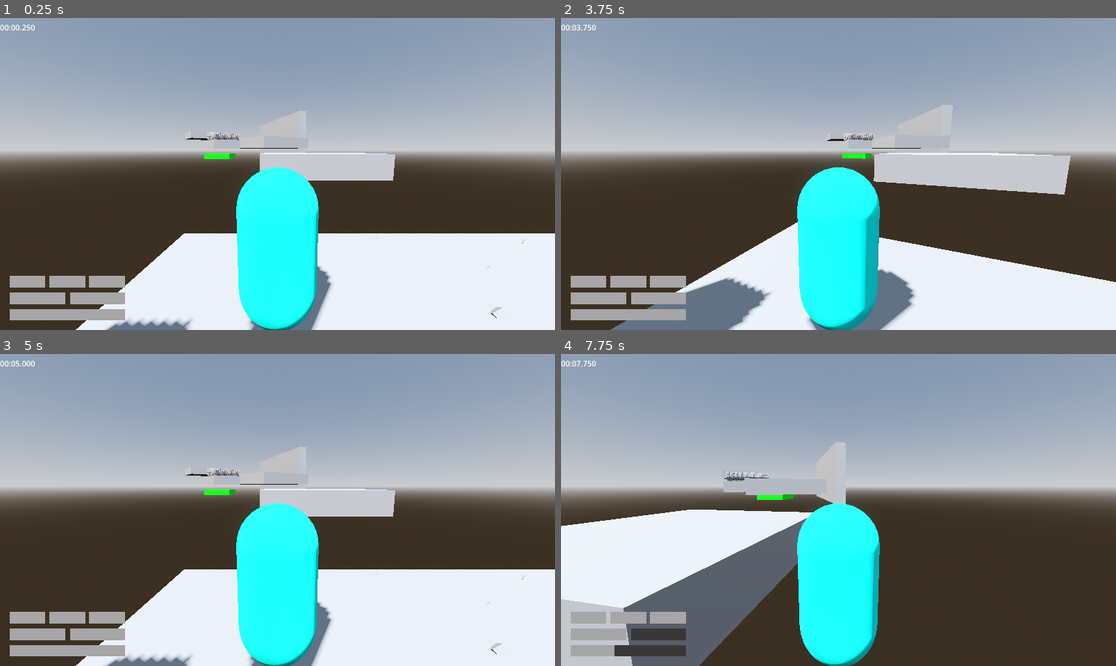
Above: before the commit, frames 1-4 (two rows, left to right).
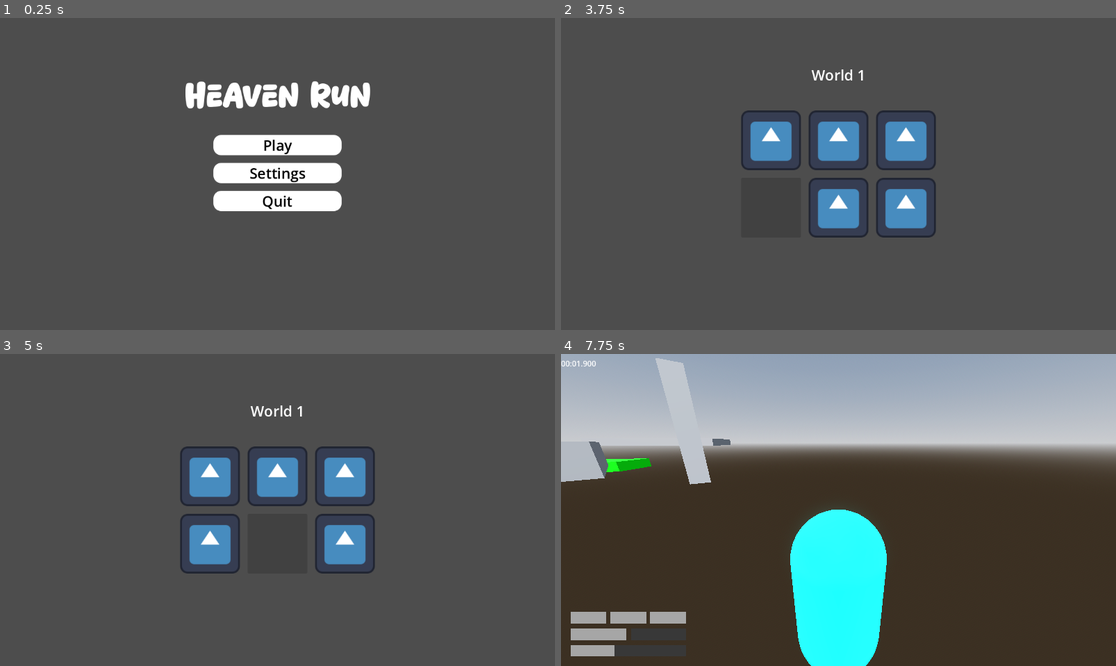
Above: after the commit, the same moments.

Repository: jpvds1/DDJD
Game: Godot game, scene res://scenes/game_controller.tscn
Two runs of this game, one before a commit and one after it. Both use one fixed random seed, a clock stepped at 60 frames per second and the inputs below. Before the commit the project starts from res://scenes/levels/level_1.tscn. The engine's default icon, where the game draws it, is replaced by a stand-in: a white triangle on a blue panel in a dark square.
Inputs (mouse positions are in pixels of both pictures, inside the frame that each line leads up to):
- Up to frame 1 (0.25 s): no input
- Up to frame 2 (3.75 s): click (838, 174) at 0.5 s, where only the run after the commit has a clickable "Settings"; click (838, 145) at 1.25 s, where only the run after the commit has a clickable "Play"; click (838, 139) at 2.02 s; click (905, 139) at 2.77 s; click (771, 208) at 3.52 s
- Up to frame 3 (5 s): click (277, 544) at 4.27 s
- Up to frame 4 (7.75 s): click (905, 544) at 5.02 s; click (771, 475) at 5.77 s; tap Enter at 6.5 s; move the mouse to (866, 510) at 6.52 s; hold W (move_forwards) from 6.53 s (still down); tap Q (dash) at 6.6 s; tap Space (jump) at 6.77, 7.52 s; move the mouse to (810, 510) at 7.27 s; tap Shift (sprint) at 7.35 s

The runs differ from the first frame. In frame 1, 98% of the frame differs, in the area x 0-100%, y 0-100%; in frame 2, 99%; in frame 3, 98%; in frame 4, 49%.

Commit message:
[ADD] main menu, levels menu, gamecontroller, player scroll zoom

Diff:
--- a/platformer-game/project.godot
+++ b/platformer-game/project.godot
@@ -11,9 +11,13 @@
 [application]
 
 config/name="PlatformerGame"
-run/main_scene="uid://bjnmrbepu0wl3"
+run/main_scene="uid://1516e040v7sf"
 config/features=PackedStringArray("4.6", "Forward Plus")
 config/icon="res://icon.svg"
+
+[autoload]
+
+Global="*uid://c5h0widxretm4"
 
 [global_group]
 
@@ -64,3 +68,5 @@
 [rendering]
 
 rendering_device/driver.windows="d3d12"
+renderer/rendering_method="gl_compatibility"
+renderer/rendering_method.mobile="gl_compatibility"
--- /dev/null
+++ b/platformer-game/scenes/game_controller.tscn
@@ -0,0 +1,22 @@
+[gd_scene format=3 uid="uid://1516e040v7sf"]
+
+[ext_resource type="Script" uid="uid://dnuplueehpc2d" path="res://scripts/game_controller.gd" id="1_vq0e2"]
+
+[node name="GameController" type="Node" unique_id=1286102581 node_paths=PackedStringArray("world_3d", "world_2d", "gui")]
+script = ExtResource("1_vq0e2")
+world_3d = NodePath("Node3D")
+world_2d = NodePath("Node2D")
+gui = NodePath("GUI")
+
+[node name="Node2D" type="Node2D" parent="." unique_id=812915641]
+
+[node name="Node3D" type="Node3D" parent="." unique_id=784300311]
+
+[node name="GUI" type="Control" parent="." unique_id=1918500367]
+layout_mode = 3
+anchors_preset = 15
+anchor_right = 1.0
+anchor_bottom = 1.0
+grow_horizontal = 2
+grow_vertical = 2
+mouse_filter = 2
--- /dev/null
+++ b/platformer-game/scenes/ui/levels_menu.tscn
@@ -0,0 +1,111 @@
+[gd_scene format=3 uid="uid://b3y48lsib427f"]
+
+[ext_resource type="Script" uid="uid://duk7j0qp1d348" path="res://scripts/ui/levels_menu.gd" id="1_7v8dc"]
+[ext_resource type="Texture2D" uid="uid://dn3uetv2w573f" path="res://icon.svg" id="2_518wr"]
+
+[sub_resource type="StyleBoxTexture" id="StyleBoxTexture_gds35"]
+texture = ExtResource("2_518wr")
+
+[node name="LevelsMenu" type="Control" unique_id=617620803]
+layout_mode = 3
+anchors_preset = 15
+anchor_right = 1.0
+anchor_bottom = 1.0
+grow_horizontal = 2
+grow_vertical = 2
+script = ExtResource("1_7v8dc")
+
+[node name="Label" type="Label" parent="." unique_id=437114940]
+layout_mode = 1
+anchors_preset = 8
+anchor_left = 0.5
+anchor_top = 0.5
+anchor_right = 0.5
+anchor_bottom = 0.5
+offset_left = -84.5
+offset_top = -227.0
+offset_right = 84.5
+offset_bottom = -185.0
+grow_horizontal = 2
+grow_vertical = 2
+theme_override_font_sizes/font_size = 30
+text = "World 1"
+horizontal_alignment = 1
+
+[node name="VBoxContainer" type="VBoxContainer" parent="." unique_id=1268706060]
+layout_mode = 1
+anchors_preset = 8
+anchor_left = 0.5
+anchor_top = 0.5
+anchor_right = 0.5
+anchor_bottom = 0.5
+offset_left = -20.0
+offset_top = -20.0
+offset_right = 20.0
+offset_bottom = 20.0
+grow_horizontal = 2
+grow_vertical = 2
+theme_override_constants/separation = 16
+
+[node name="HBoxContainer" type="HBoxContainer" parent="VBoxContainer" unique_id=1502139415]
+layout_mode = 2
+theme_override_constants/separation = 16
+
+[node name="Level1" type="Button" parent="VBoxContainer/HBoxContainer" unique_id=1147989828]
+custom_minimum_size = Vector2(124, 124)
+layout_mode = 2
+size_flags_horizontal = 3
+size_flags_vertical = 4
+theme_override_styles/normal = SubResource("StyleBoxTexture_gds35")
+text = " "
+
+[node name="Level2" type="Button" parent="VBoxContainer/HBoxContainer" unique_id=10945857]
+custom_minimum_size = Vector2(124, 124)
+layout_mode = 2
+size_flags_horizontal = 3
+size_flags_vertical = 4
+theme_override_styles/normal = SubResource("StyleBoxTexture_gds35")
+text = " "
+
+[node name="Level3" type="Button" parent="VBoxContainer/HBoxContainer" unique_id=633079436]
+custom_minimum_size = Vector2(124, 124)
+layout_mode = 2
+size_flags_horizontal = 3
+size_flags_vertical = 4
+theme_override_styles/normal = SubResource("StyleBoxTexture_gds35")
+text = " "
+
+[node name="HBoxContainer2" type="HBoxContainer" parent="VBoxContainer" unique_id=1278061234]
+layout_mode = 2
+theme_override_constants/separation = 16
+
+[node name="Level4" type="Button" parent="VBoxContainer/HBoxContainer2" unique_id=634189263]
+custom_minimum_size = Vector2(124, 124)
+layout_mode = 2
+size_flags_horizontal = 3
+size_flags_vertical = 4
+theme_override_styles/normal = SubResource("StyleBoxTexture_gds35")
+text = " "
+
+[node name="Level5" type="Button" parent="VBoxContainer/HBoxContainer2" unique_id=1834901298]
+custom_minimum_size = Vector2(124, 124)
+layout_mode = 2
+size_flags_horizontal = 3
+size_flags_vertical = 4
+theme_override_styles/normal = SubResource("StyleBoxTexture_gds35")
+text = " "
+
+[node name="Level6" type="Button" parent="VBoxContainer/HBoxContainer2" unique_id=1085943676]
+custom_minimum_size = Vector2(124, 124)
+layout_mode = 2
+size_flags_horizontal = 3
+size_flags_vertical = 4
+theme_override_styles/normal = SubResource("StyleBoxTexture_gds35")
+text = " "
+
+[connection signal="pressed" from="VBoxContainer/HBoxContainer/Level1" to="." method="_on_level_1_pressed"]
+[connection signal="pressed" from="VBoxContainer/HBoxContainer/Level2" to="." method="_on_level_2_pressed"]
+[connection signal="pressed" from="VBoxContainer/HBoxContainer/Level3" to="." method="_on_level_3_pressed"]
+[connection signal="pressed" from="VBoxContainer/HBoxContainer2/Level4" to="." method="_on_level_4_pressed"]
+[connection signal="pressed" from="VBoxContainer/HBoxContainer2/Level5" to="." method="_on_level_5_pressed"]
+[connection signal="pressed" from="VBoxContainer/HBoxContainer2/Level6" to="." method="_on_level_6_pressed"]
--- /dev/null
+++ b/platformer-game/scenes/ui/main_menu.tscn
@@ -0,0 +1,111 @@
+[gd_scene format=3 uid="uid://btsarcw3ec1hm"]
+
+[ext_resource type="Script" uid="uid://baj50jniqbdfo" path="res://scripts/ui/main_menu.gd" id="1_fe2o3"]
+[ext_resource type="FontFile" uid="uid://blkcblbl8pyc1" path="res://assets/fonts/titles.ttf" id="1_sl1te"]
+
+[sub_resource type="StyleBoxFlat" id="StyleBoxFlat_87aya"]
+bg_color = Color(1, 1, 1, 1)
+corner_radius_top_left = 16
+corner_radius_top_right = 16
+corner_radius_bottom_right = 16
+corner_radius_bottom_left = 16
+shadow_color = Color(0.32915837, 0.3291584, 0.3291584, 0.6)
+shadow_size = 5
+
+[sub_resource type="StyleBoxFlat" id="StyleBoxFlat_sl1te"]
+bg_color = Color(0.66656864, 0.6665687, 0.66656864, 1)
+corner_radius_top_left = 16
+corner_radius_top_right = 16
+corner_radius_bottom_right = 16
+corner_radius_bottom_left = 16
+shadow_color = Color(0.32915837, 0.3291584, 0.3291584, 0.6)
+shadow_size = 5
+
+[sub_resource type="StyleBoxFlat" id="StyleBoxFlat_fe2o3"]
+bg_color = Color(0.851769, 0.8517689, 0.85176885, 1)
+corner_radius_top_left = 16
+corner_radius_top_right = 16
+corner_radius_bottom_right = 16
+corner_radius_bottom_left = 16
+shadow_color = Color(0.32915837, 0.3291584, 0.3291584, 0.6)
+shadow_size = 5
+
+[sub_resource type="StyleBoxEmpty" id="StyleBoxEmpty_sl1te"]
+
+[node name="MainMenu" type="Control" unique_id=800223803]
+layout_mode = 3
+anchors_preset = 15
+anchor_right = 1.0
+anchor_bottom = 1.0
+grow_horizontal = 2
+grow_vertical = 2
+script = ExtResource("1_fe2o3")
+
+[node name="Label" type="Label" parent="." unique_id=3748555]
+layout_mode = 0
+offset_left = 382.5
+offset_top = 123.0
+offset_right = 769.5
+offset_bottom = 196.0
+theme_override_fonts/font = ExtResource("1_sl1te")
+theme_override_font_sizes/font_size = 64
+text = "Heaven Run"
+horizontal_alignment = 1
+vertical_alignment = 1
+
+[node name="VBoxContainer2" type="VBoxContainer" parent="." unique_id=1404128567]
+layout_mode = 0
+offset_left = 443.0
+offset_top = 243.0
+offset_right = 709.0
+offset_bottom = 401.0
+grow_horizontal = 2
+grow_vertical = 2
+size_flags_vertical = 0
+theme_override_constants/separation = 16
+
+[node name="Play" type="Button" parent="VBoxContainer2" unique_id=2006495505]
+layout_mode = 2
+size_flags_vertical = 3
+theme_override_colors/font_color = Color(0, 0, 0, 1)
+theme_override_colors/font_focus_color = Color(0, 0, 0, 1)
+theme_override_colors/font_pressed_color = Color(0, 0, 0, 1)
+theme_override_colors/font_hover_color = Color(0, 0, 0, 1)
+theme_override_font_sizes/font_size = 30
+theme_override_styles/normal = SubResource("StyleBoxFlat_87aya")
+theme_override_styles/pressed = SubResource("StyleBoxFlat_sl1te")
+theme_override_styles/hover = SubResource("StyleBoxFlat_fe2o3")
+theme_override_styles/focus = SubResource("StyleBoxEmpty_sl1te")
+text = "Play"
+
+[node name="Settings" type="Button" parent="VBoxContainer2" unique_id=190513303]
+layout_mode = 2
+size_flags_vertical = 3
+theme_override_colors/font_color = Color(0, 0, 0, 1)
+theme_override_colors/font_focus_color = Color(0, 0, 0, 1)
+theme_override_colors/font_pressed_color = Color(0, 0, 0, 1)
+theme_override_colors/font_hover_color = Color(0, 0, 0, 1)
+theme_override_font_sizes/font_size = 30
+theme_override_styles/normal = SubResource("StyleBoxFlat_87aya")
+theme_override_styles/pressed = SubResource("StyleBoxFlat_sl1te")
+theme_override_styles/hover = SubResource("StyleBoxFlat_fe2o3")
+theme_override_styles/focus = SubResource("StyleBoxEmpty_sl1te")
+text = "Settings"
+
+[node name="Quit" type="Button" parent="VBoxContainer2" unique_id=1514428815]
+layout_mode = 2
+size_flags_vertical = 3
+theme_override_colors/font_color = Color(0, 0, 0, 1)
+theme_override_colors/font_focus_color = Color(0, 0, 0, 1)
+theme_override_colors/font_pressed_color = Color(0, 0, 0, 1)
+theme_override_colors/font_hover_color = Color(0, 0, 0, 1)
+theme_override_font_sizes/font_size = 30
+theme_override_styles/normal = SubResource("StyleBoxFlat_87aya")
+theme_override_styles/pressed = SubResource("StyleBoxFlat_sl1te")
+theme_override_styles/hover = SubResource("StyleBoxFlat_fe2o3")
+theme_override_styles/focus = SubResource("StyleBoxEmpty_sl1te")
+text = "Quit"
+
+[connection signal="pressed" from="VBoxContainer2/Play" to="." method="_on_play_pressed"]
+[connection signal="pressed" from="VBoxContainer2/Settings" to="." method="_on_settings_pressed"]
+[connection signal="pressed" from="VBoxContainer2/Quit" to="." method="_on_quit_pressed"]
--- /dev/null
+++ b/platformer-game/scripts/game_controller.gd
@@ -0,0 +1,86 @@
+class_name GameController extends Node
+
+@export var world_3d : Node3D
+@export var world_2d : Node2D
+@export var gui : Control
+
+
+var current_3d_scene
+var current_2d_scene
+var current_gui_scene
+
+func _ready() -> void:
+	Global.game_controller = self
+	Global.game_controller.change_GUI_scene("uid://btsarcw3ec1hm")
+
+func change_GUI_scene(scene_path: String, delete: bool = true, keep_running: bool = false, delete_previous: bool = true) -> void:
+	if current_gui_scene != null:
+		if delete:
+			current_gui_scene.queue_free()
+		elif keep_running:
+			current_gui_scene.visible = false
+		else:
+			if current_gui_scene.get_parent():
+				current_gui_scene.get_parent().remove_child(current_gui_scene)
+
+	if delete_previous:
+		if current_2d_scene != null:
+			current_2d_scene.queue_free()
+			current_2d_scene = null
+		if current_3d_scene != null:
+			current_3d_scene.queue_free()
+			current_3d_scene = null
+
+	var new_scene_res = load(scene_path)
+	if new_scene_res:
+		var new_scene = new_scene_res.instantiate()
+		gui.add_child(new_scene)
+		current_gui_scene = new_scene
+
+func change_2D_scene(scene_path: String, delete: bool = true, keep_running: bool = false, delete_previous: bool = true) -> void:
+	if delete_previous:
+		if current_gui_scene != null:
+			current_gui_scene.queue_free()
+			current_gui_scene = null
+		if current_3d_scene != null:
+			current_3d_scene.queue_free()
+			current_3d_scene = null
+
+	if current_2d_scene != null:
+		if delete:
+			current_2d_scene.queue_free()
+		elif keep_running:
+			current_2d_scene.visible = false
+		else:
+			if current_2d_scene.get_parent():
+				current_2d_scene.get_parent().remove_child(current_2d_scene)
+
+	var new_scene_res = load(scene_path)
+	if new_scene_res:
+		var new_scene = new_scene_res.instantiate()
+		world_2d.add_child(new_scene)
+		current_2d_scene = new_scene
+
+func change_3D_scene(scene_path: String, delete: bool = true, keep_running: bool = false, delete_previous: bool = true) -> void:
+	if delete_previous:
+		if current_gui_scene != null:
+			current_gui_scene.queue_free()
+			current_gui_scene = null
+		if current_2d_scene != null:
+			current_2d_scene.queue_free()
+			current_2d_scene = null
+
+	if current_3d_scene != null:
+		if delete:
+			current_3d_scene.queue_free()
+		elif keep_running:
+			current_3d_scene.visible = false
+		else:
+			if current_3d_scene.get_parent():
+				current_3d_scene.get_parent().remove_child(current_3d_scene)
+
+	var new_scene_res = load(scene_path)
+	if new_scene_res:
+		var new_scene = new_scene_res.instantiate()
+		world_3d.add_child(new_scene)
+		current_3d_scene = new_scene
--- /dev/null
+++ b/platformer-game/scripts/global.gd
@@ -0,0 +1,3 @@
+extends Node
+
+var game_controller : GameController
--- a/platformer-game/scripts/player/capsule_character.gd
+++ b/platformer-game/scripts/player/capsule_character.gd
@@ -56,6 +56,18 @@
 
 const WALL_RUN_VISUAL_TILT_DEGREES := 18.0
 const WALL_RUN_VISUAL_TILT_LERP := 12.0
+
+# ---------------------------------------------------------
+# Camera constants
+# ---------------------------------------------------------
+
+const CAMERA_PITCH_MIN := -85.0
+const CAMERA_PITCH_MAX := 85.0
+
+const CAMERA_DISTANCE_MIN := 0.0   # Primeira pessoa
+const CAMERA_DISTANCE_MAX := 6.0   # Terceira pessoa afastada
+const CAMERA_SCROLL_STEP  := 0.5   # Distância por scroll
+const CAMERA_ZOOM_LERP    := 12.0  # Suavidade do zoom
 
 # ---------------------------------------------------------
 # Runtime state
@@ -80,6 +92,9 @@
 
 var controls_locked := false
 
+# Para o zoom suave
+var camera_distance_target := 2.235  # Valor inicial = posição Z actual da câmara
+
 # For manual pause/resume of dash timers
 var paused_dash_time_left := 0.0
 var paused_dash_cooldown_time_left := 0.0
@@ -96,6 +111,8 @@
 @onready var ray_cast_left: RayCast3D = $Raycasts/RayCast3DLeft
 @onready var ray_cast_right: RayCast3D = $Raycasts/RayCast3DRight
 @onready var visual_root: Node3D = $VisualRoot
+@onready var camera_pivot: Node3D = $Node3D
+@onready var camera_3d: Camera3D = $Node3D/Camera3D
 
 # ---------------------------------------------------------
 # Signals
@@ -116,6 +133,7 @@
 func _ready() -> void:
 	Input.set_mouse_mode(Input.MOUSE_MODE_CAPTURED)
 	add_to_group("player")
+	camera_distance_target = camera_3d.position.z
 
 func _unhandled_input(event):
 	if controls_locked:
@@ -123,6 +141,19 @@
 
 	if event is InputEventMouseMotion:
 		rotate_y(-event.relative.x * MOUSE_SENSITIVITY)
+		camera_pivot.rotation_degrees.x = clamp(
+			camera_pivot.rotation_degrees.x - event.relative.y * rad_to_deg(MOUSE_SENSITIVITY),
+			CAMERA_PITCH_MIN,
+			CAMERA_PITCH_MAX
+		)
+
+	elif event is InputEventMouseButton:
+		if event.pressed:
+			if event.button_index == MOUSE_BUTTON_WHEEL_UP:
+				camera_distance_target -= CAMERA_SCROLL_STEP
+			elif event.button_index == MOUSE_BUTTON_WHEEL_DOWN:
+				camera_distance_target += CAMERA_SCROLL_STEP
+			camera_distance_target = clamp(camera_distance_target, CAMERA_DISTANCE_MIN, CAMERA_DISTANCE_MAX)
 
 # ---------------------------------------------------------
 # Main physics loop
@@ -155,6 +186,18 @@
 
 	move_and_slide()
 	update_visual_tilt(delta)
+	update_camera_zoom(delta)
+
+# ---------------------------------------------------------
+# Camera zoom
+# ---------------------------------------------------------
+
+func update_camera_zoom(delta: float) -> void:
+	camera_3d.position.z = lerp(
+		camera_3d.position.z,
+		camera_distance_target,
+		min(1.0, CAMERA_ZOOM_LERP * delta)
+	)
 
 # ---------------------------------------------------------
 # Gravity / floor state
--- /dev/null
+++ b/platformer-game/scripts/ui/levels_menu.gd
@@ -0,0 +1,34 @@
+extends Control
+
+
+func _ready() -> void:
+	pass # Replace with function body.
+
+
+func _on_level_1_pressed() -> void:
+	# Tira o foco de qualquer elemento de UI (como o próprio botão)
+	get_viewport().gui_release_focus()
+
+	# call_deferred garante que a troca só ocorra após o clique terminar
+	var path = "uid://bjnmrbepu0wl3"
+	Global.game_controller.change_3D_scene.call_deferred(path)
+
+
+func _on_level_2_pressed() -> void:
+	pass # Replace with function body.
+
+
+func _on_level_3_pressed() -> void:
+	pass # Replace with function body.
+
+
+func _on_level_4_pressed() -> void:
+	pass # Replace with function body.
+
+
+func _on_level_5_pressed() -> void:
+	pass # Replace with function body.
+
+
+func _on_level_6_pressed() -> void:
+	pass # Replace with function body.
--- /dev/null
+++ b/platformer-game/scripts/ui/main_menu.gd
@@ -0,0 +1,18 @@
+extends Control
+
+
+# Called when the node enters the scene tree for the first time.
+func _ready() -> void:
+	pass
+
+
+func _on_play_pressed() -> void:
+	Global.game_controller.change_GUI_scene("uid://b3y48lsib427f")
+
+
+func _on_settings_pressed() -> void:
+	print("Settings")
+
+
+func _on_quit_pressed() -> void:
+	print("Quit")
Binary file added: platformer-game/assets/fonts/titles.ttf
Not shown, added: platformer-game/assets/fonts/titles.ttf.import
Not shown, added: platformer-game/scripts/game_controller.gd.uid
Not shown, added: platformer-game/scripts/global.gd.uid
Not shown, added: platformer-game/scripts/ui/levels_menu.gd.uid
Not shown, added: platformer-game/scripts/ui/main_menu.gd.uid
